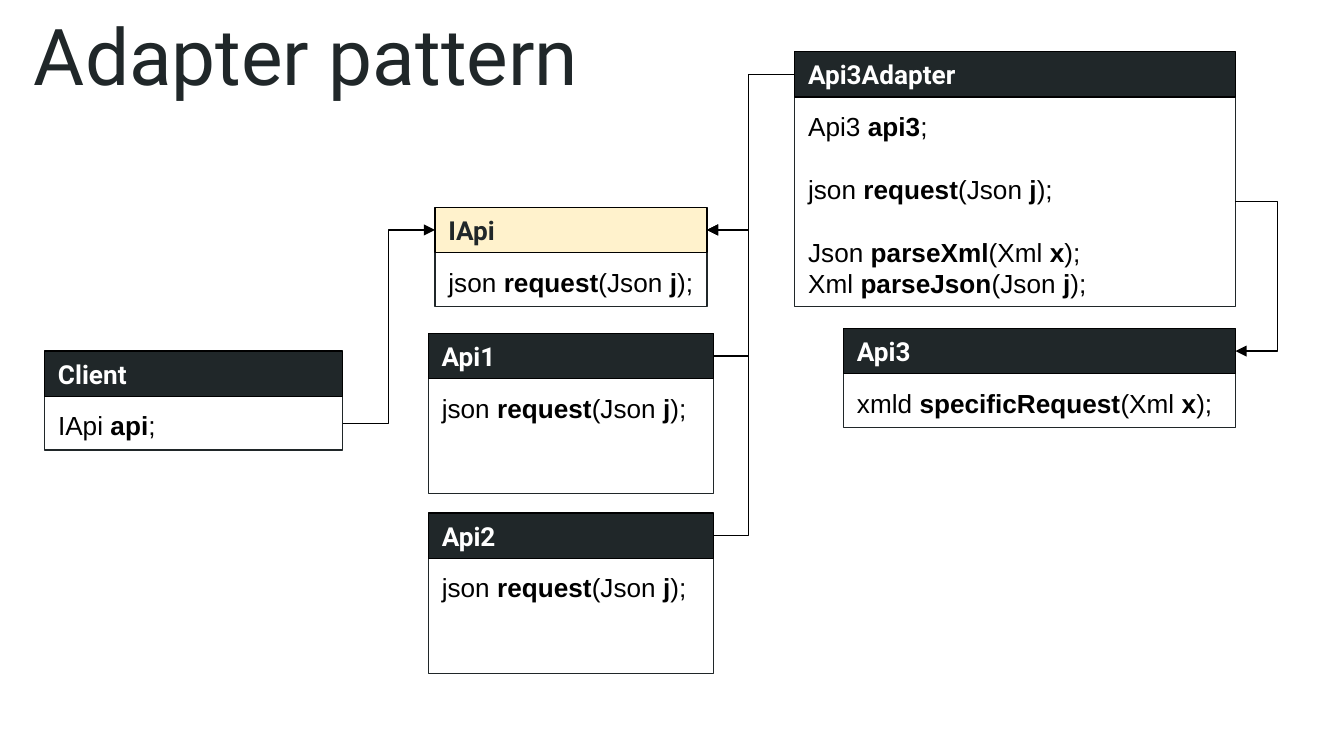
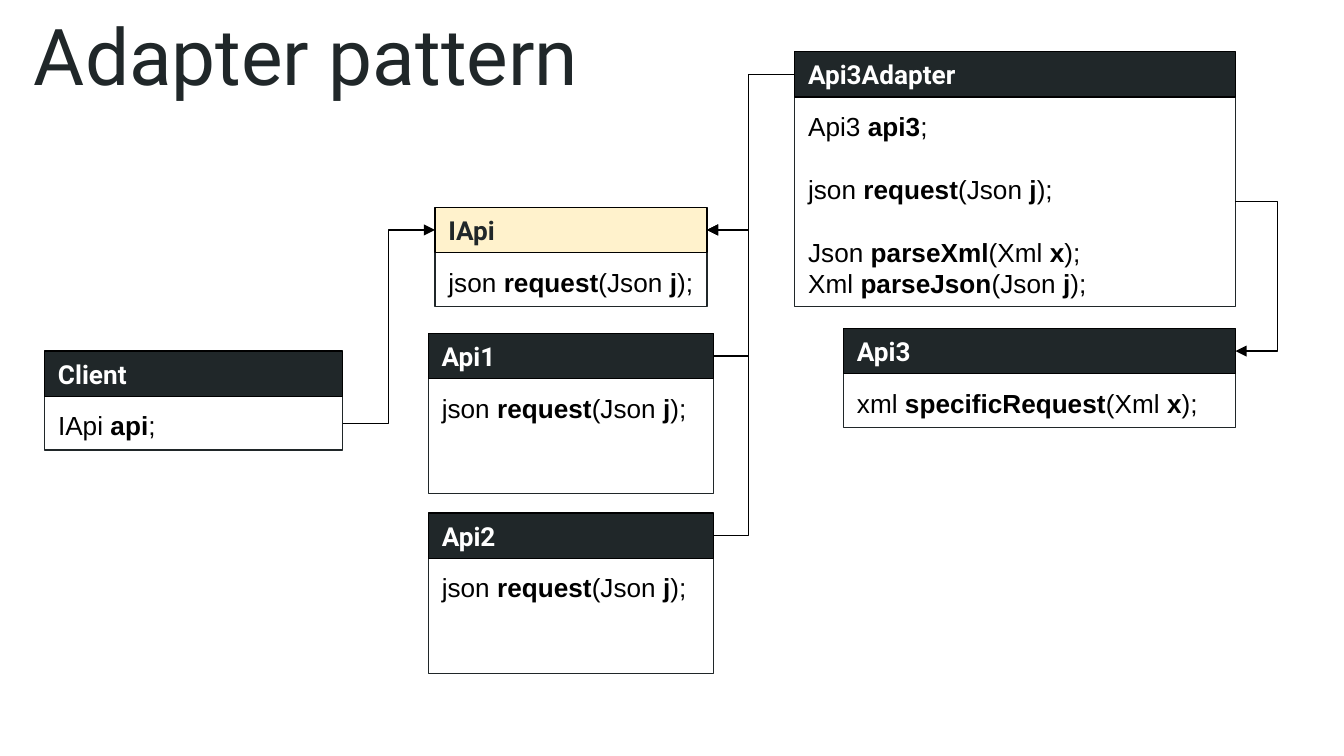
Before and after one commit to sideroff/accedia-knowledge-sharing, a slide deck: slide 22 of Design Patterns.pptx. Drawn at 1344x756 pixels with LibreOffice and Linux fonts; fonts in the diff are those of the drawing. Boxes give left, top, right and bottom in pixels: in the first picture for what was removed or moved away, otherwise in the second. Text is boxed around its words. In the diff, an @@ line names an element or a change of style, - is before the commit and + after.

```diff
--- a/Design Patterns.pptx
+++ b/Design Patterns.pptx
@@ text in rectangle at box(857, 394, 1197, 419): text changed @@
-xmld specificRequest(Xml x);
+xml specificRequest(Xml x);
```
Also in this commit, not shown: 2 other slides changed, 7 other files.
